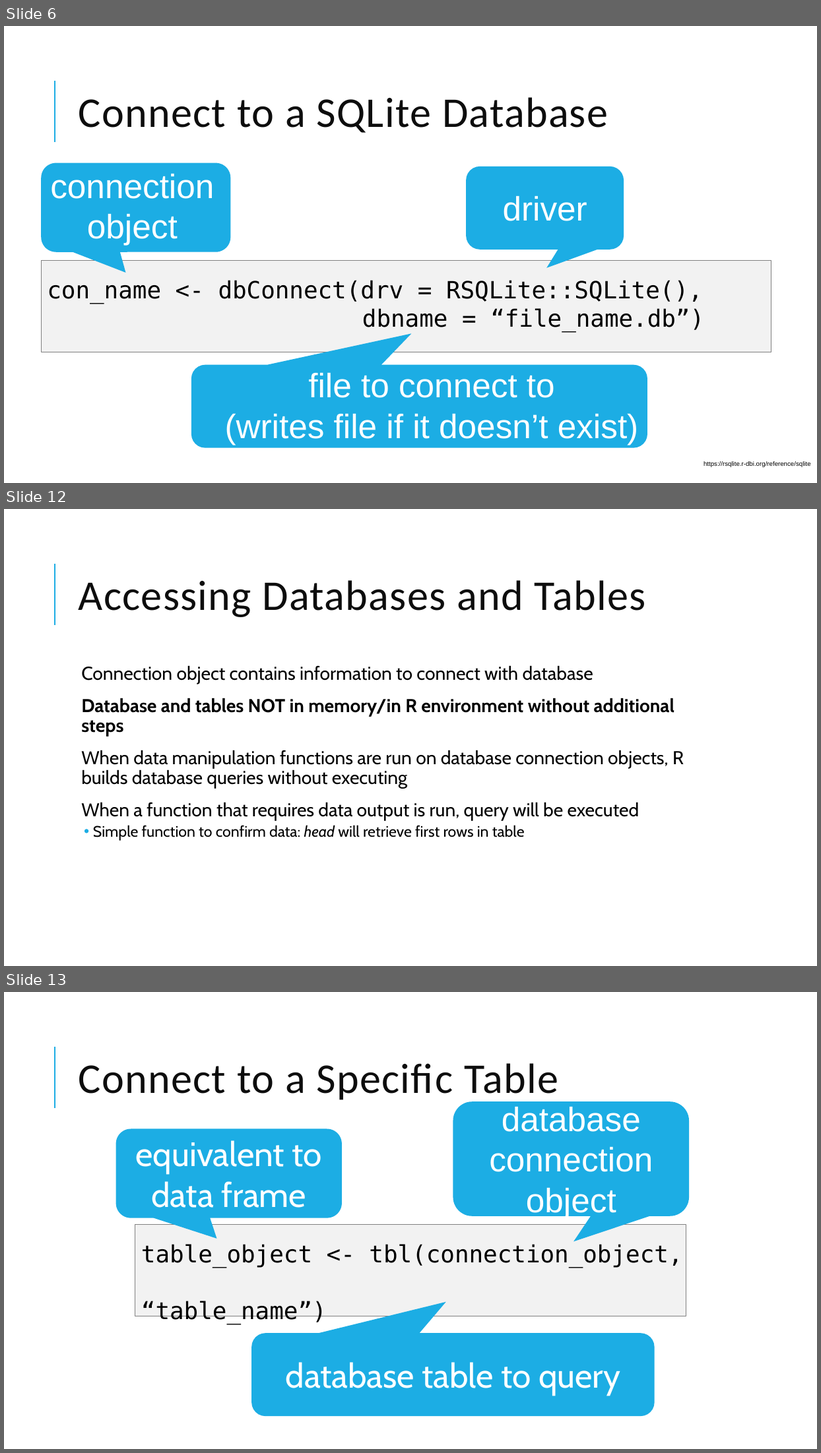
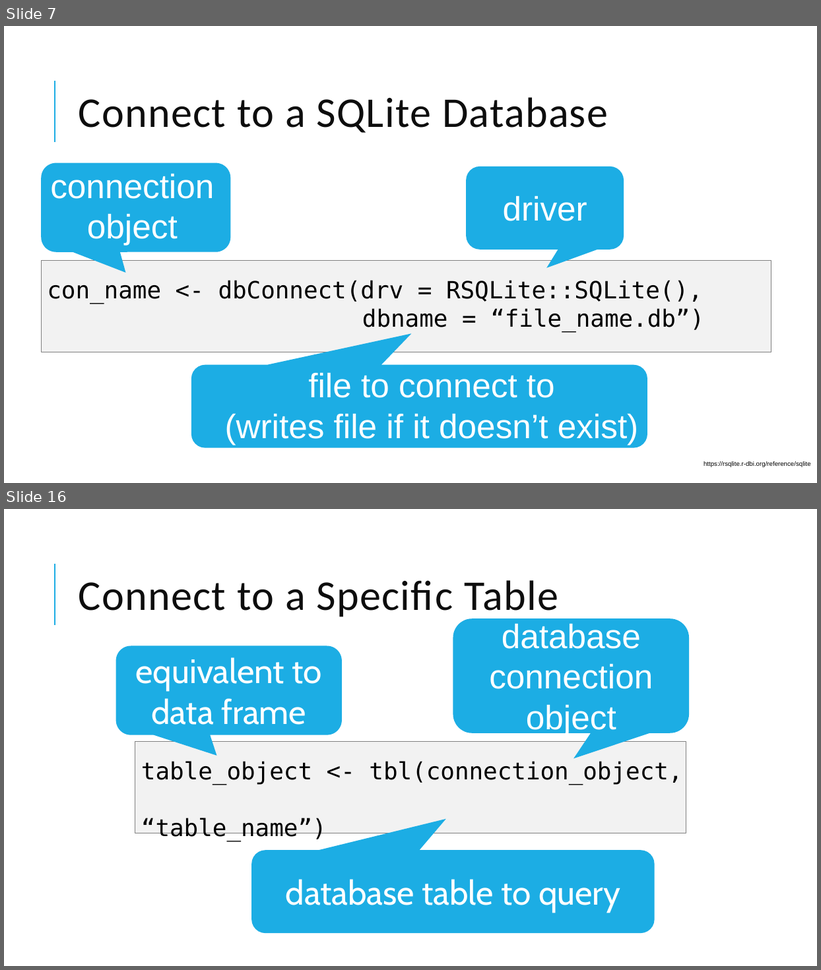
Before and after one commit to amromeo/api_r_int_db_24, a slide deck: presentations/02 - Databases with R.pptx. Shown one above the other, each under a label of ours: slides 6, 12 and 13 before the commit, slides 7 and 16 after it; the slides between them are not shown. The pictures are 821x1453 and 821x970 pixels, drawn with LibreOffice and Linux fonts; fonts in the diff are those of the drawing. Boxes give left, top, right and bottom in pixels: in the first picture for what was removed or moved away, otherwise in the second. Text is boxed around its words. In the diff, an @@ line names an element or a change of style, - is before the commit and + after.

```diff
--- a/presentations/02 - Databases with R.pptx
+++ b/presentations/02 - Databases with R.pptx
@@ slide 12 removed at (4, 509, 817, 966), background #FFFFFF; not listed: 1 template element that a slide beside it also shows @@
@@ title removed at (79, 580, 646, 617) @@
-Accessing Databases and Tables
@@ text removed at (81, 665, 684, 841) @@
-  Connection object contains information to connect with database
-  Database and tables NOT in memory/in R environment without additional steps
-  When data manipulation functions are run on database connection objects, R builds database queries without executing
-  When a function that requires data output is run, query will be executed
-  • Simple function to confirm data: head will retrieve first rows in table
@@ what was slide 6 is now slide 7 @@
@@ what was slide 13 is now slide 16 @@
```
Also in this commit, not shown: 11 slides changed, 11 slides added, 2 other slides removed, 1 other file.
